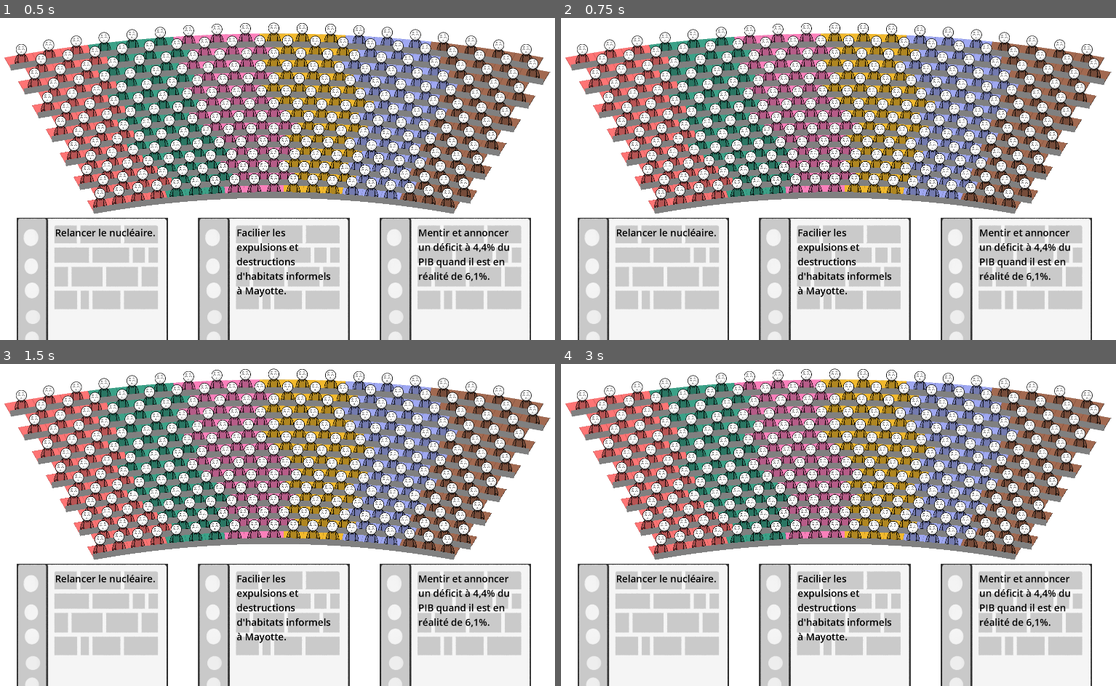
Above: before the commit, frames 1-4 (two rows, left to right).
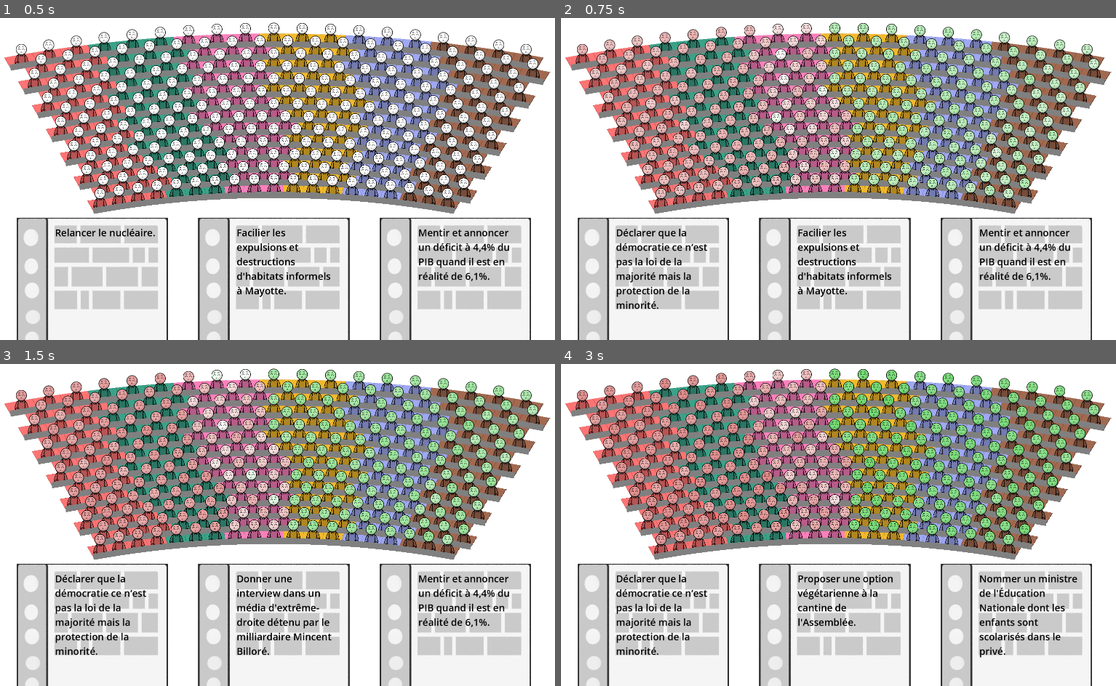
Above: after the commit, the same moments.

Repository: remimorvan/assemblee-nationale-simulator
Game: Godot game, scene res://scenes/game.tscn
Same seed, same stepped clock (60 frames per second), same inputs: the game is played once before the commit and once after it.
Inputs (mouse positions are in pixels of both pictures, inside the frame that each line leads up to):
- Up to frame 1 (0.5 s): no input
- Up to frame 2 (0.75 s): tap Enter at 0.5 s; move the mouse to (655, 314) at 0.52 s; click (655, 314) at 0.67 s
- Up to frame 3 (1.5 s): tap Space at 1.25 s; move the mouse to (271, 660) at 1.27 s; click (271, 660) at 1.42 s
- Up to frame 4 (3 s): tap Enter at 2 s; move the mouse to (1016, 660) at 2.02 s; click (1016, 660) at 2.17 s; tap Space at 2.75 s; move the mouse to (805, 589) at 2.77 s; click (805, 589) at 2.92 s

Frame 1 is identical in both runs. In frame 2, 11% of the frame differs, in the area x 2-97%, y 1-91%; in frame 3, 13%; in frame 4, 14%, in the area x 2-97%, y 1-92%.

Commit message:
control node pass click

Diff:
--- a/scenes/game.tscn
+++ b/scenes/game.tscn
@@ -18,3 +18,4 @@
 z_as_relative = false
 offset_right = 1920.0
 offset_bottom = 1080.0
+mouse_filter = 1
--- a/scenes/hemicycle.tscn
+++ b/scenes/hemicycle.tscn
@@ -16,11 +16,12 @@
 material = SubResource("ShaderMaterial_hw2pa")
 offset_right = 1920.0
 offset_bottom = 1080.0
-mouse_filter = 2
+mouse_filter = 1
 color = Color(1, 1, 1, 0)
 
 [node name="TextureRect2" type="ColorRect" parent="."]
 material = SubResource("ShaderMaterial_hw2pa")
 offset_right = 1920.0
 offset_bottom = 1080.0
+mouse_filter = 1
 color = Color(1, 1, 1, 0)
